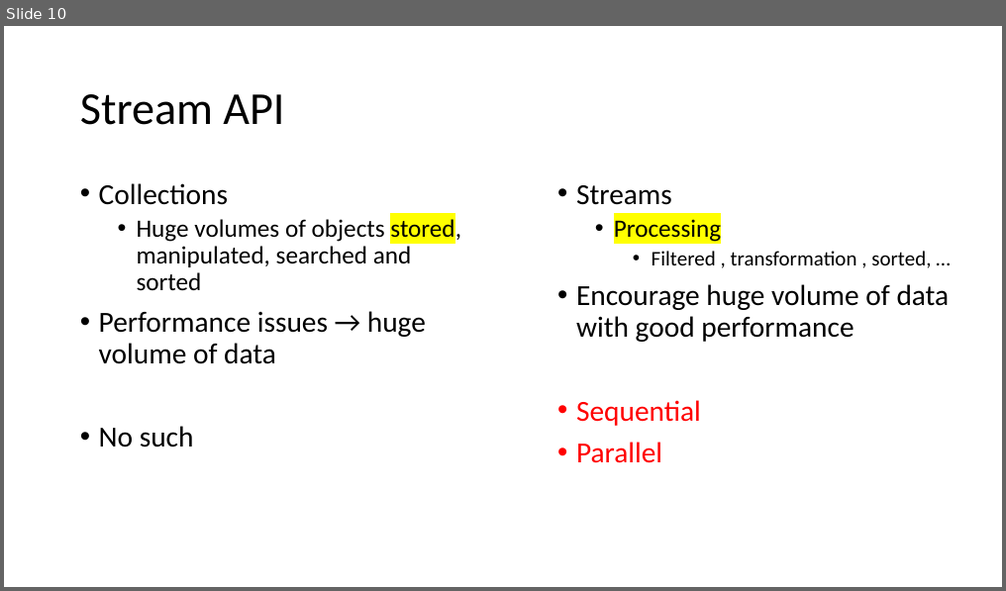
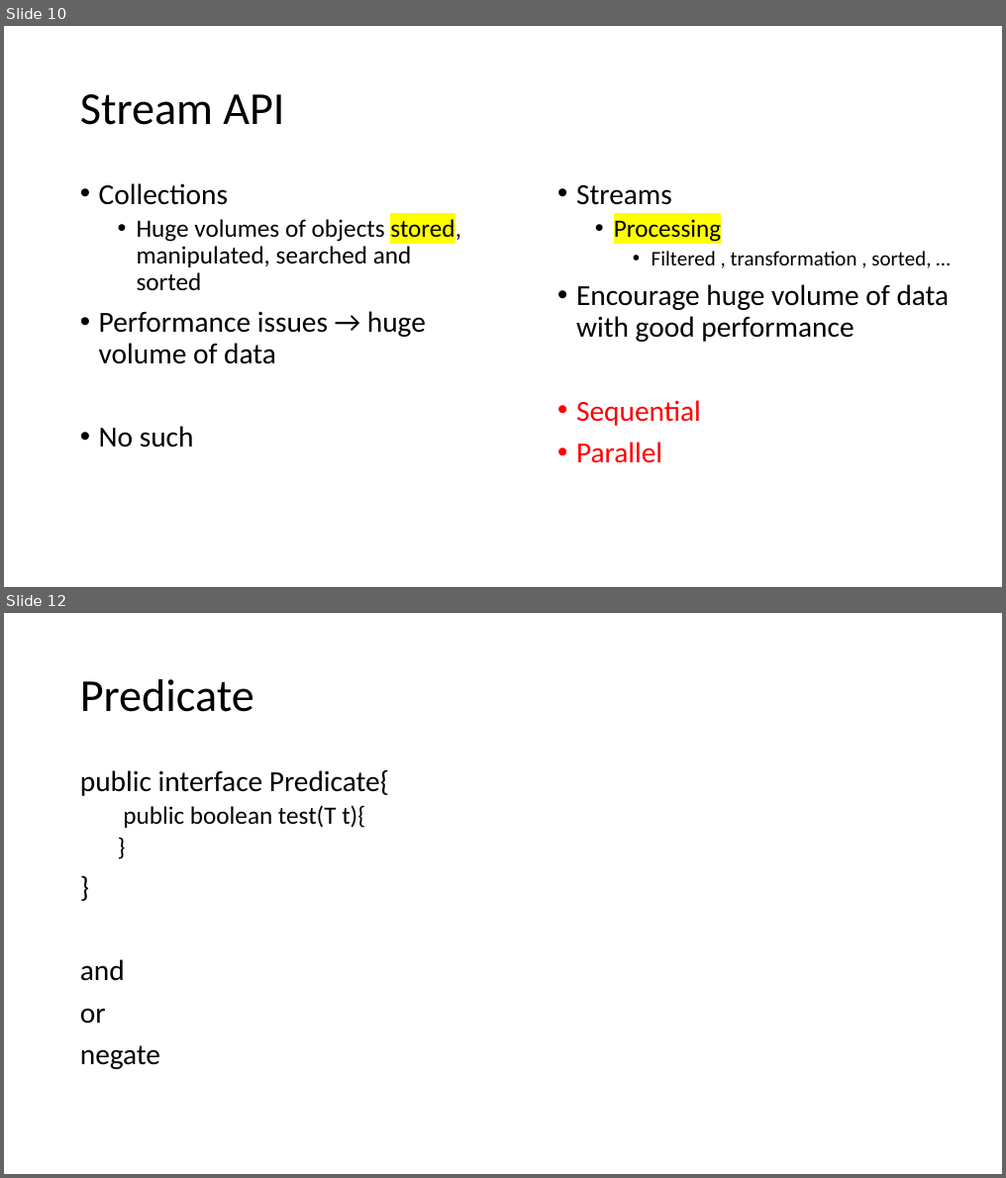
Before and after one commit to caprepo/hackerrank-jul, a slide deck: HackerRank.pptx. Shown one above the other, each under a label of ours: slide 10 before the commit, slides 10 and 12 after it; the slides between them are not shown. The pictures are 1006x591 and 1006x1178 pixels, drawn with LibreOffice and Linux fonts; fonts in the diff are those of the drawing. Boxes give left, top, right and bottom in pixels: in the first picture for what was removed or moved away, otherwise in the second. Text is boxed around its words. In the diff, an @@ line names an element or a change of style, - is before the commit and + after.

```diff
--- a/HackerRank.pptx
+++ b/HackerRank.pptx
@@ slide 12 added at [4,613,1002,1174], background #FFFFFF @@
@@ title added at [80,679,254,712], 44 pt, text #000000 @@
+Predicate
@@ text added at [80,769,389,1069], 28 pt, text #000000 @@
+public interface Predicate{
+  public boolean test(T t){
+  }
+}
+and
+or
+negate
```
Also in this commit, not shown: 10 other slides added.
